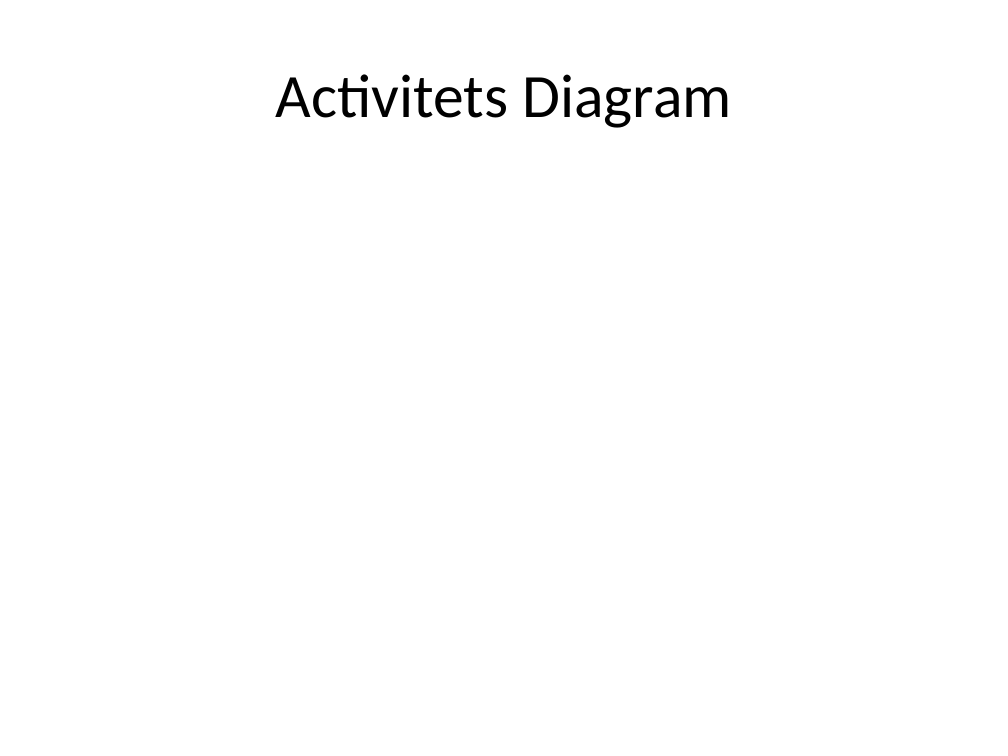
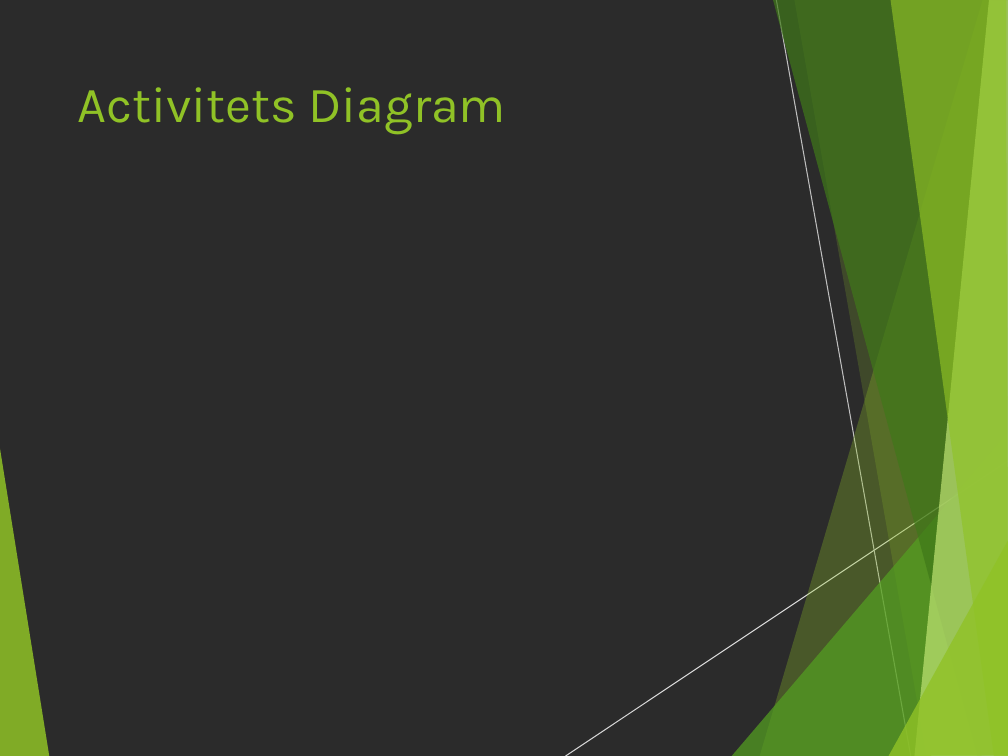
Before and after one commit to anderslatif/RoskildeFrieBornehave, a slide deck: slide 6 of Dias.pptx (slide 4 before the commit). Drawn at 1008x756 pixels with LibreOffice and Linux fonts; fonts in the diff are those of the drawing; background and template pictures are left out; a plain dark background stands for a picture behind light text. Boxes give left, top, right and bottom in pixels: in the first picture for what was removed or moved away, otherwise in the second. Text is boxed around its words. In the diff, an @@ line names an element or a change of style, - is before the commit and + after.

```diff
--- a/Dias.pptx
+++ b/Dias.pptx
@@ background #FFFFFF to picture (left out) @@
@@ title "Activitets Diagram": place and size @@
-title "Activitets Diagram" at [276,74,731,128]
+title "Activitets Diagram" at [77,87,506,135]
@@ title "Activitets Diagram" at [77,87,506,135]: size 44 to 36 pt, font Calibri to Karla, text colour #000000 to #90C226; alignment centre to left; vertical alignment middle to top @@
@@ group added at [0,0,1008,756]: 8 freeform shapes, 2 lines @@
```
Also in this commit, not shown: 3 other slides changed, 4 slides added.
